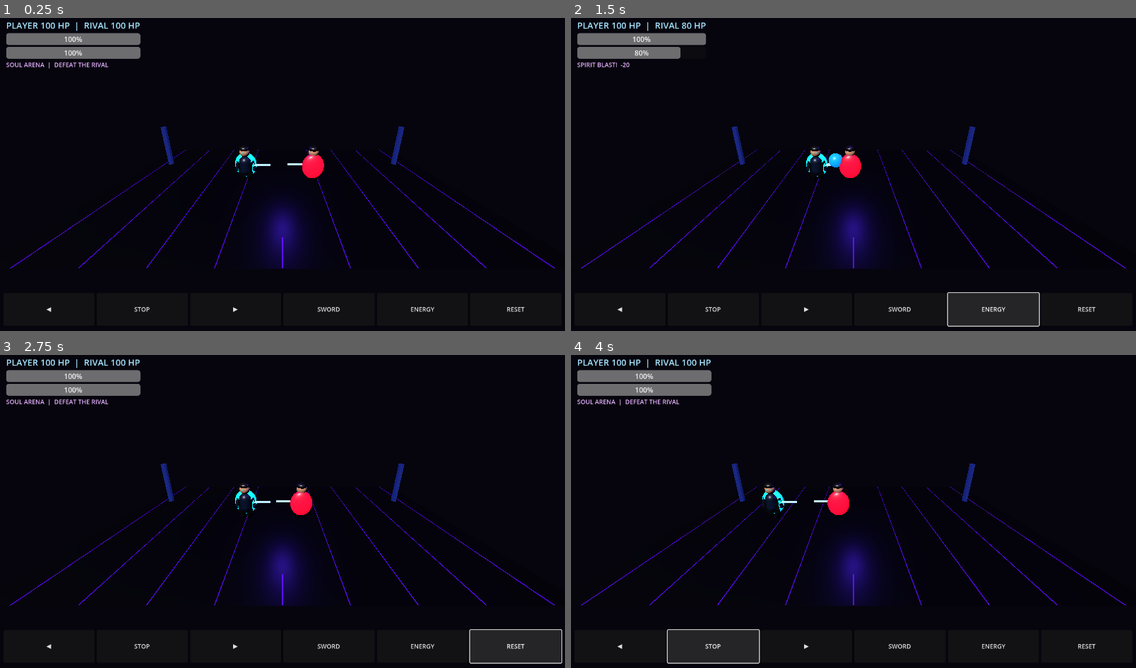
Above: before the commit, frames 1-4 (two rows, left to right).
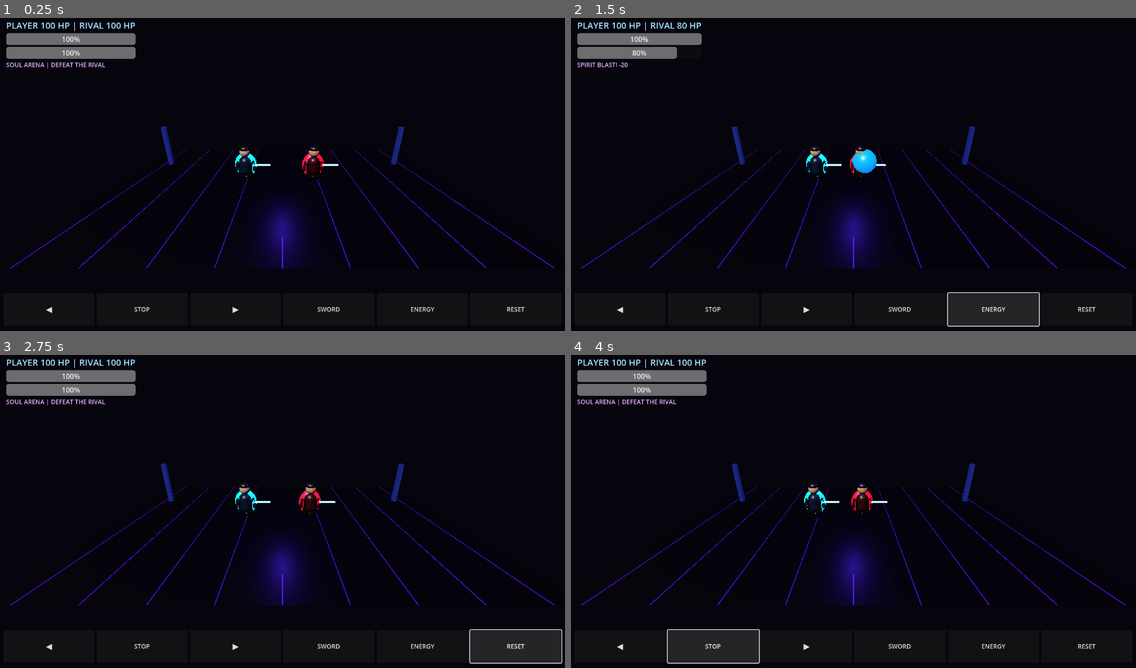
Above: after the commit, the same moments.

Repository: stevansouhil-bit/Bleach.Blood-Fight-1
Game: Godot game, scene res://scenes/main.tscn
Same seed, same stepped clock (60 frames per second), same inputs: the game is played once before the commit and once after it.
Inputs:
- Up to frame 1 (0.25 s): no input
- Up to frame 2 (1.5 s): click "SWORD" at 0.5 s; click "ENERGY" at 1.25 s
- Up to frame 3 (2.75 s): click "RESET" at 2 s
- Up to frame 4 (4 s): click "◀" at 2.75 s; click "STOP" at 3.5 s

The runs differ from the first frame. In frame 1, 0.7% of the frame differs, in the area x 8-60%, y 1-95%; in frame 2, 0.9%; in frame 3, 0.8%; in frame 4, 1.3%, in the area x 8-56%, y 1-95%.

Commit message:
Upgrade 3D combat and enemy AI

Diff:
--- a/godot_game/scripts/main.gd
+++ b/godot_game/scripts/main.gd
@@ -12,6 +12,9 @@
 var energy_cd := 0.0
 var enemy_attack_cd := 0.8
 var enemy_think_cd := 0.0
+var player_swing_time := 0.0
+var enemy_swing_time := 0.0
+var hit_flash_time := 0.0
 var round_over := false
 
 var status_label: Label
@@ -21,8 +24,10 @@
 
 const PLAYER_START := Vector3(-2.0, 0.95, 0.0)
 const ENEMY_START := Vector3(2.0, 0.95, 0.0)
+const ARENA_LIMIT := 5.5
 
 func _ready() -> void:
+    randomize()
     make_arena()
     player = make_fighter(PLAYER_START, Color(0.045, 0.09, 0.19), Color(0.05, 0.8, 1.0))
     enemy = make_fighter(ENEMY_START, Color(0.19, 0.025, 0.055), Color(1.0, 0.055, 0.19))
@@ -80,46 +85,46 @@
     var aura := material(aura_color, 0.15, true)
     var steel := material(Color(0.7, 0.86, 1.0), 0.85, true)
 
-    var torso_mesh := CapsuleMesh.new()
-    torso_mesh.radius = 0.34
-    torso_mesh.height = 1.1
-    part(fighter, torso_mesh, Vector3(0, 0.0, 0), armor, "Torso")
-
-    var coat_mesh := BoxMesh.new()
-    coat_mesh.size = Vector3(0.72, 0.72, 0.22)
-    part(fighter, coat_mesh, Vector3(0, -0.14, 0.13), cloth, "Coat")
-
-    var head_mesh := SphereMesh.new()
-    head_mesh.radius = 0.27
-    head_mesh.height = 0.54
-    part(fighter, head_mesh, Vector3(0, 0.77, 0), skin, "Head")
+    var torso := CapsuleMesh.new()
+    torso.radius = 0.34
+    torso.height = 1.1
+    part(fighter, torso, Vector3(0, 0, 0), armor, "Torso")
+
+    var coat := BoxMesh.new()
+    coat.size = Vector3(0.72, 0.72, 0.22)
+    part(fighter, coat, Vector3(0, -0.14, 0.13), cloth, "Coat")
+
+    var head := SphereMesh.new()
+    head.radius = 0.27
+    head.height = 0.54
+    part(fighter, head, Vector3(0, 0.77, 0), skin, "Head")
 
     var hair_mesh := SphereMesh.new()
     hair_mesh.radius = 0.29
     hair_mesh.height = 0.34
     part(fighter, hair_mesh, Vector3(0, 0.96, -0.015), hair, "Hair")
 
-    var eye_mesh := BoxMesh.new()
-    eye_mesh.size = Vector3(0.22, 0.045, 0.035)
-    part(fighter, eye_mesh, Vector3(0, 0.79, 0.245), aura, "Eyes")
-
-    var arm_mesh := CapsuleMesh.new()
-    arm_mesh.radius = 0.105
-    arm_mesh.height = 0.64
-    var arm_left := part(fighter, arm_mesh, Vector3(-0.42, 0.0, 0), armor, "ArmLeft")
-    arm_left.rotation.z = -0.2
-    var arm_right := part(fighter, arm_mesh, Vector3(0.42, 0.0, 0), armor, "ArmRight")
-    arm_right.rotation.z = 0.2
-
-    var leg_mesh := CapsuleMesh.new()
-    leg_mesh.radius = 0.13
-    leg_mesh.height = 0.68
-    part(fighter, leg_mesh, Vector3(-0.18, -0.56, 0), cloth, "LegLeft")
-    part(fighter, leg_mesh, Vector3(0.18, -0.56, 0), cloth, "LegRight")
-
-    var belt_mesh := BoxMesh.new()
-    belt_mesh.size = Vector3(0.66, 0.09, 0.24)
-    part(fighter, belt_mesh, Vector3(0, -0.34, 0.03), aura, "Belt")
+    var eyes := BoxMesh.new()
+    eyes.size = Vector3(0.22, 0.045, 0.035)
+    part(fighter, eyes, Vector3(0, 0.79, 0.245), aura, "Eyes")
+
+    var arm := CapsuleMesh.new()
+    arm.radius = 0.105
+    arm.height = 0.64
+    var left_arm := part(fighter, arm, Vector3(-0.42, 0, 0), armor, "ArmLeft")
+    left_arm.rotation.z = -0.2
+    var right_arm := part(fighter, arm, Vector3(0.42, 0, 0), armor, "ArmRight")
+    right_arm.rotation.z = 0.2
+
+    var leg := CapsuleMesh.new()
+    leg.radius = 0.13
+    leg.height = 0.68
+    part(fighter, leg, Vector3(-0.18, -0.56, 0), cloth, "LegLeft")
+    part(fighter, leg, Vector3(0.18, -0.56, 0), cloth, "LegRight")
+
+    var belt := BoxMesh.new()
+    belt.size = Vector3(0.66, 0.09, 0.24)
+    part(fighter, belt, Vector3(0, -0.34, 0.03), aura, "Belt")
 
     var pivot := Node3D.new()
     pivot.name = "SwordPivot"
@@ -143,7 +148,6 @@
     aura_mesh.height = 1.55
     var aura_part := part(fighter, aura_mesh, Vector3(0, 0, -0.12), aura, "Aura")
     aura_part.scale = Vector3(0.82, 0.9, 0.42)
-
     return fighter
 
 func make_camera() -> void:
@@ -191,7 +195,7 @@
     panel.add_child(enemy_bar)
 
     message_label = Label.new()
-    message_label.text = "SOUL ARENA  |  DEFEAT THE RIVAL"
+    message_label.text = "SOUL ARENA | DEFEAT THE RIVAL"
     message_label.add_theme_font_size_override("font_size", 14)
     message_label.add_theme_color_override("font_color", Color(0.9, 0.7, 1.0))
     panel.add_child(message_label)
@@ -205,9 +209,9 @@
     controls.add_theme_constant_override("separation", 5)
     layer.add_child(controls)
 
-    add_button(controls, "◀", func(): move_dir = -1.0)
+    add_move_button(controls, "◀", -1.0)
     add_button(controls, "STOP", func(): move_dir = 0.0)
-    add_button(controls, "▶", func(): move_dir = 1.0)
+    add_move_button(controls, "▶", 1.0)
     add_button(controls, "SWORD", sword_attack)
     add_button(controls, "ENERGY", energy_attack)
     add_button(controls, "RESET", reset_round)
@@ -221,6 +225,19 @@
     button.pressed.connect(action)
     parent.add_child(button)
 
+func add_move_button(parent: Control, caption: String, direction: float) -> void:
+    var button := Button.new()
+    button.text = caption
+    button.custom_minimum_size = Vector2(70, 58)
+    button.size_flags_horizontal = Control.SIZE_EXPAND_FILL
+    button.add_theme_font_size_override("font_size", 18)
+    button.button_down.connect(func(): move_dir = direction)
+    button.button_up.connect(func():
+        if move_dir == direction:
+            move_dir = 0.0
+    )
+    parent.add_child(button)
+
 func _process(delta: float) -> void:
     if round_over:
         return
@@ -229,53 +246,43 @@
     energy_cd = maxf(0.0, energy_cd - delta)
     enemy_attack_cd = maxf(0.0, enemy_attack_cd - delta)
     enemy_think_cd = maxf(0.0, enemy_think_cd - delta)
-
-    player.position.x = clampf(player.position.x + move_dir * delta * 3.2, -5.5, 5.5)
-
-    if player_attack_cd > 0.0 and player_attack_cd < 0.18:
-        player_sword.rotation.z = -0.85
-    else:
-        player_sword.rotation.z = 0.0
-
-    if enemy_attack_cd > 0.55 and enemy_attack_cd < 0.8:
-        enemy_sword.rotation.z = -0.8
-    else:
-        enemy_sword.rotation.z = 0.0
-
-    # Computer-controlled rival: approach, keep distance, and attack.
+    player_swing_time = maxf(0.0, player_swing_time - delta)
+    enemy_swing_time = maxf(0.0, enemy_swing_time - delta)
+    hit_flash_time = maxf(0.0, hit_flash_time - delta)
+
+    player.position.x = clampf(player.position.x + move_dir * delta * 3.2, -ARENA_LIMIT, ARENA_LIMIT)
+
     var distance := absf(player.position.x - enemy.position.x)
     var direction := signf(player.position.x - enemy.position.x)
 
-    if distance > 1.55:
-        enemy.position.x += direction * delta * 1.45
-    elif distance < 1.05:
-        enemy.position.x -= direction * delta * 0.65
-
-    enemy.position.x = clampf(enemy.position.x, -5.5, 5.5)
-
-    if direction != 0.0:
-        enemy.rotation.y = 0.0 if direction > 0.0 else PI
-        player.rotation.y = 0.0 if player.position.x < enemy.position.x else PI
-
-    if distance <= 1.7 and enemy_attack_cd <= 0.0:
+    if enemy_think_cd <= 0.0:
+        enemy_think_cd = randf_range(0.18, 0.38)
+        if distance > 1.65:
+            enemy.position.x += direction * randf_range(0.18, 0.42)
+        elif distance < 1.05:
+            enemy.position.x -= direction * randf_range(0.08, 0.22)
+        enemy.position.x = clampf(enemy.position.x, -ARENA_LIMIT, ARENA_LIMIT)
+
+    player_sword.rotation.z = -0.95 if player_swing_time > 0.0 else 0.0
+    enemy_sword.rotation.z = -0.95 if enemy_swing_time > 0.0 else 0.0
+
+    if distance <= 1.75 and enemy_attack_cd <= 0.0:
         enemy_attack()
 
-    if enemy_think_cd <= 0.0:
-        enemy_think_cd = 0.25
-        update_status()
+    player.scale = Vector3(1.04, 1.04, 1.04) if hit_flash_time > 0.0 else Vector3.ONE
+    update_status()
 
 func sword_attack() -> void:
     if round_over or player_attack_cd > 0.0:
         return
-
-    player_attack_cd = 0.38
-    player_sword.rotation.z = -0.85
-
-    if absf(player.position.x - enemy.position.x) <= 2.6:
+    player_attack_cd = 0.48
+    player_swing_time = 0.20
+
+    if absf(player.position.x - enemy.position.x) <= 2.25:
         enemy_hp = maxi(0, enemy_hp - 12)
         hit_effect(enemy.position + Vector3(0, 0.2, 0), Color(0.2, 0.8, 1.0))
-        message_label.text = "SWORD STRIKE!  -12"
-        enemy.position.x = clampf(enemy.position.x + signf(enemy.position.x - player.position.x) * 0.25, -5.5, 5.5)
+        message_label.text = "SWORD STRIKE! -12"
+        enemy.position.x = clampf(enemy.position.x + signf(enemy.position.x - player.position.x) * 0.22, -ARENA_LIMIT, ARENA_LIMIT)
         if enemy_hp <= 0:
             finish_round(true)
     else:
@@ -285,13 +292,26 @@
 func energy_attack() -> void:
     if round_over or energy_cd > 0.0:
         return
-
-    energy_cd = 1.0
-    hit_effect((player.position + enemy.position) / 2.0 + Vector3(0, 0.3, 0), Color(0.05, 0.55, 1.0))
-
-    if absf(player.position.x - enemy.position.x) <= 4.5:
+    energy_cd = 1.25
+    message_label.text = "SPIRIT BLAST!"
+
+    var orb := MeshInstance3D.new()
+    var orb_mesh := SphereMesh.new()
+    orb_mesh.radius = 0.19
+    orb_mesh.height = 0.38
+    orb.mesh = orb_mesh
+    orb.material_override = material(Color(0.05, 0.65, 1.0), 0.1, true)
+    orb.position = player.position + Vector3(0.5, 0.35, 0.1)
+    add_child(orb)
+
+    var tween := create_tween()
+    tween.tween_property(orb, "position", enemy.position + Vector3(0, 0.25, 0), 0.24)
+    tween.tween_callback(orb.queue_free)
+
+    if absf(player.position.x - enemy.position.x) <= 4.8:
         enemy_hp = maxi(0, enemy_hp - 20)
-        message_label.text = "SPIRIT BLAST!  -20"
+        hit_effect(enemy.position + Vector3(0, 0.25, 0), Color(0.05, 0.55, 1.0))
+        message_label.text = "SPIRIT BLAST! -20"
         if enemy_hp <= 0:
             finish_round(true)
     else:
@@ -299,12 +319,13 @@
     update_status()
 
 func enemy_attack() -> void:
-    enemy_attack_cd = 1.15
-    enemy_sword.rotation.z = -0.8
+    enemy_attack_cd = randf_range(1.0, 1.5)
+    enemy_swing_time = 0.22
     if absf(player.position.x - enemy.position.x) <= 1.85:
         player_hp = maxi(0, player_hp - 9)
+        hit_flash_time = 0.12
         hit_effect(player.position + Vector3(0, 0.2, 0), Color(1.0, 0.08, 0.22))
-        message_label.text = "RIVAL STRIKE!  -9 HP"
+        message_label.text = "RIVAL STRIKE! -9 HP"
         if player_hp <= 0:
             finish_round(false)
     update_status()
@@ -319,11 +340,9 @@
     effect.material_override = material(tint, 0.2, true)
     add_child(effect)
 
-    var timer := get_tree().create_timer(0.22)
-    timer.timeout.connect(func():
-        if is_instance_valid(effect):
-            effect.queue_free()
-    )
+    var tween := create_tween()
+    tween.tween_property(effect, "scale", Vector3(1.7, 1.7, 1.7), 0.18)
+    tween.tween_callback(effect.queue_free)
 
 func finish_round(won: bool) -> void:
     round_over = true
@@ -333,12 +352,15 @@
 func reset_round() -> void:
     player.position = PLAYER_START
     enemy.position = ENEMY_START
-    player.rotation.y = 0.0
-    enemy.rotation.y = PI
+    player.rotation = Vector3.ZERO
+    enemy.rotation = Vector3.ZERO
     player.scale = Vector3.ONE
     enemy.scale = Vector3.ONE
-    player_sword.rotation.z = 0.0
-    enemy_sword.rotation.z = 0.0
+    player_sword.scale = Vector3.ONE
+    enemy_sword.scale = Vector3.ONE
+    player_sword.rotation = Vector3.ZERO
+    enemy_sword.rotation = Vector3.ZERO
+
     player_hp = 100
     enemy_hp = 100
     move_dir = 0.0
@@ -346,13 +368,16 @@
     energy_cd = 0.0
     enemy_attack_cd = 0.8
     enemy_think_cd = 0.0
+    player_swing_time = 0.0
+    enemy_swing_time = 0.0
+    hit_flash_time = 0.0
     round_over = false
-    message_label.text = "SOUL ARENA  |  DEFEAT THE RIVAL"
+    message_label.text = "SOUL ARENA | DEFEAT THE RIVAL"
     update_status()
 
 func update_status() -> void:
     if not is_instance_valid(status_label):
         return
-    status_label.text = "PLAYER %d HP  |  RIVAL %d HP" % [player_hp, enemy_hp]
+    status_label.text = "PLAYER %d HP | RIVAL %d HP" % [player_hp, enemy_hp]
     player_bar.value = player_hp
     enemy_bar.value = enemy_hp
